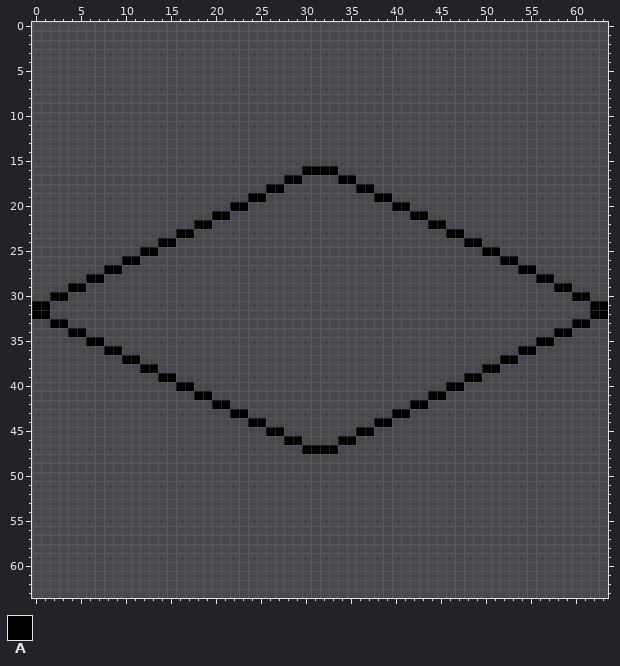
File history of a pixel-art file, assets/Templates/Tile.aseprite. That is the earlier state.
64x64 pixels, 1 frame. The old version is drawn lined up with the new one.
Palette (. is transparent): A #000000
Pixels before (only the part around the change), first column x 0:
20 ......................AA................AA......................
21 ....................AA....................AA....................
22 ..................AA........................AA..................
23 ................AA............................AA................
24 ..............AA................................AA..............
25 ............AA....................................AA............
26 ..........AA........................................AA..........
27 ........AA............................................AA........
28 ......AA................................................AA......
29 ....AA....................................................AA....
30 ..AA........................................................AA..
31 AA............................................................AA
32 AA............................................................AA
33 ..AA........................................................AA..
34 ....AA....................................................AA....
35 ......AA................................................AA......
36 ........AA............................................AA........
37 ..........AA........................................AA..........
38 ............AA....................................AA............
39 ..............AA................................AA..............
40 ................AA............................AA................
41 ..................AA........................AA..................
42 ....................AA....................AA....................
43 ......................AA................AA......................
44 ........................AA............AA........................
45 ..........................AA........AA..........................
46 ............................AA....AA............................
47 ..............................AAAA..............................
48 ................................................................
49 ................................................................
50 ................................................................
51 ................................................................
52 ................................................................
53 ................................................................
54 ................................................................
55 ................................................................
56 ................................................................
57 ................................................................
58 ................................................................
59 ................................................................
60 ................................................................
61 ................................................................
62 ................................................................
63 ................................................................
New version:
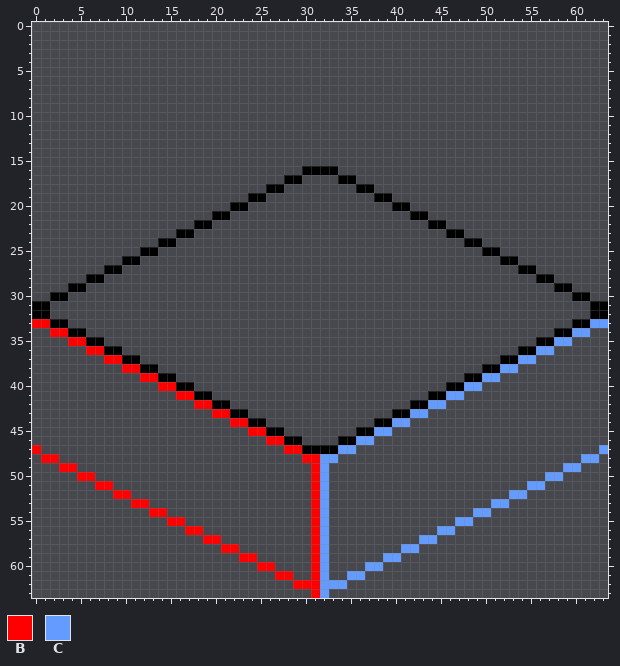
Colours new in this view: B #ff0000  C #639bff
From old to new:
whole drawing moved by +0,-16 (the old picture is shown already moved)
y 33: x 0..1 .. -> BB; x 62..63 .. -> CC
y 34: x 2..3 .. -> BB; x 60..61 .. -> CC
y 35: x 4..5 .. -> BB; x 58..59 .. -> CC
y 36: x 6..7 .. -> BB; x 56..57 .. -> CC
y 37: x 8..9 .. -> BB; x 54..55 .. -> CC
y 38: x 10..11 .. -> BB; x 52..53 .. -> CC
y 39: x 12..13 .. -> BB; x 50..51 .. -> CC
y 40: x 14..15 .. -> BB; x 48..49 .. -> CC
y 41: x 16..17 .. -> BB; x 46..47 .. -> CC
y 42: x 18..19 .. -> BB; x 44..45 .. -> CC
y 43: x 20..21 .. -> BB; x 42..43 .. -> CC
y 44: x 22..23 .. -> BB; x 40..41 .. -> CC
y 45: x 24..25 .. -> BB; x 38..39 .. -> CC
y 46: x 26..27 .. -> BB; x 36..37 .. -> CC
y 47: x 0 . -> B; x 28..29 .. -> BB; x 34..35 .. -> CC; x 63 . -> C
y 48: x 1..2 .. -> BB; x 30..33 .... -> BBCC; x 61..62 .. -> CC
y 49: x 3..4 .. -> BB; x 31..32 .. -> BC; x 59..60 .. -> CC
y 50: x 5..6 .. -> BB; x 31..32 .. -> BC; x 57..58 .. -> CC
y 51: x 7..8 .. -> BB; x 31..32 .. -> BC; x 55..56 .. -> CC
y 52: x 9..10 .. -> BB; x 31..32 .. -> BC; x 53..54 .. -> CC
y 53: x 11..12 .. -> BB; x 31..32 .. -> BC; x 51..52 .. -> CC
y 54: x 13..14 .. -> BB; x 31..32 .. -> BC; x 49..50 .. -> CC
y 55: x 15..16 .. -> BB; x 31..32 .. -> BC; x 47..48 .. -> CC
y 56: x 17..18 .. -> BB; x 31..32 .. -> BC; x 45..46 .. -> CC
y 57: x 19..20 .. -> BB; x 31..32 .. -> BC; x 43..44 .. -> CC
y 58: x 21..22 .. -> BB; x 31..32 .. -> BC; x 41..42 .. -> CC
y 59: x 23..24 .. -> BB; x 31..32 .. -> BC; x 39..40 .. -> CC
y 60: x 25..26 .. -> BB; x 31..32 .. -> BC; x 37..38 .. -> CC
y 61: x 27..28 .. -> BB; x 31..32 .. -> BC; x 35..36 .. -> CC
y 62: x 29..34 ...... -> BBBCCC
y 63: x 31..32 .. -> BC
Pixel boxes of the changes (left, top, right, bottom) in both pictures:
added: (32, 319, 608, 598)
